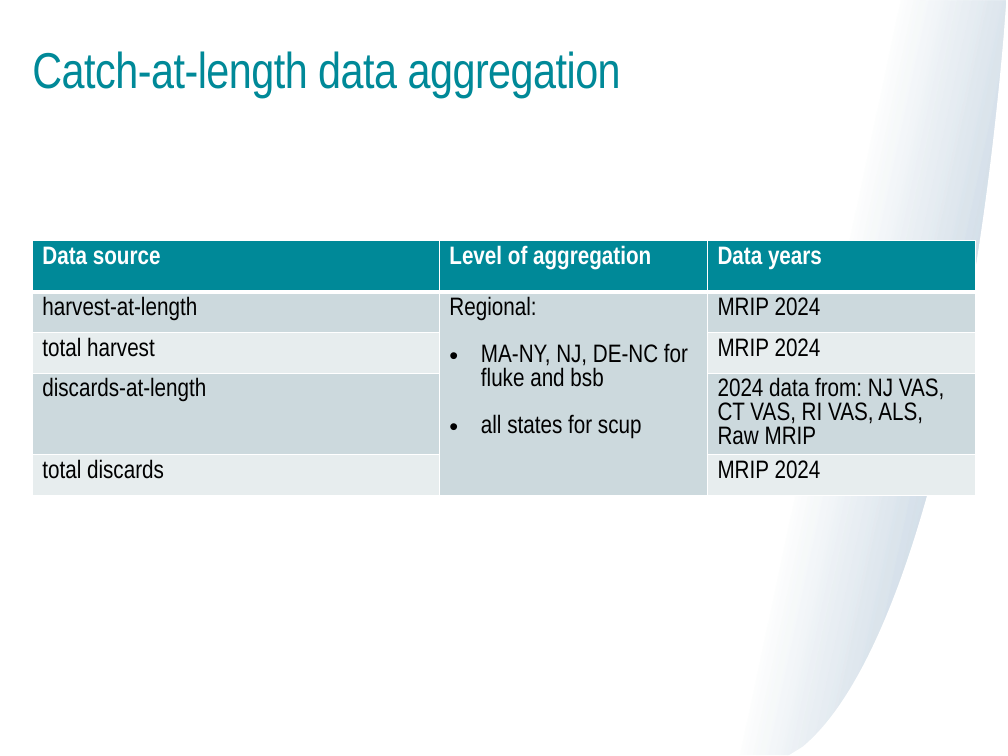
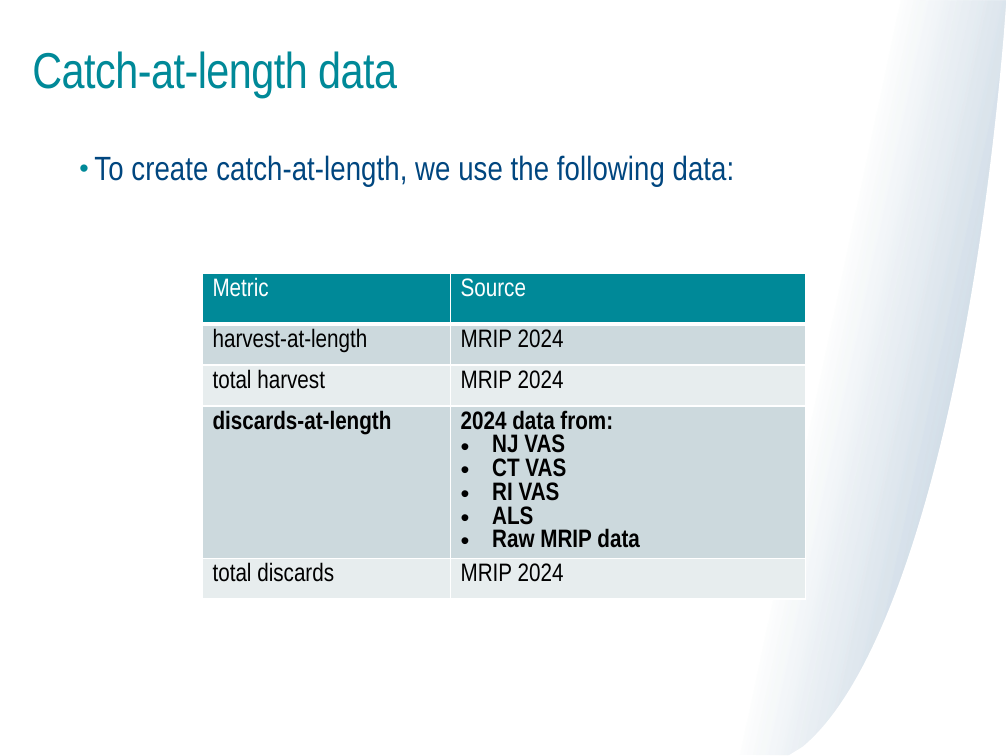
Before and after one commit to mle2718/flukeRDM, a slide deck: slide 10 of docs/TC meeting 6-20-25 Lou.pptx (slide 15 before the commit). Drawn at 1008x756 pixels with LibreOffice and Linux fonts; fonts in the diff are those of the drawing. Boxes give left, top, right and bottom in pixels: in the first picture for what was removed or moved away, otherwise in the second. Text is boxed around its words. In the diff, an @@ line names an element or a change of style, - is before the commit and + after.

```diff
--- a/docs/TC meeting 6-20-25 Lou.pptx
+++ b/docs/TC meeting 6-20-25 Lou.pptx
@@ title at (32, 51, 397, 98): text changed @@
-Catch-at-length data aggregation
+Catch-at-length data
@@ text added at (94, 155, 735, 187), 24 pt, text #00467F @@
+• To create catch-at-length, we use the following data:
@@ table at (203, 273, 805, 638) @@
-column 1: Data source | harvest-at-length | total harvest | discards-at-length | total discards
-column 2: Level of aggregation | Regional: / MA-NY, NJ, DE-NC for fluke and bsb / all states for scup |  |  | 
-column 3: Data years | MRIP 2024 | MRIP 2024 | 2024 data from: NJ VAS, CT VAS, RI VAS, ALS, Raw MRIP | MRIP 2024
+column 1: Metric | harvest-at-length | total harvest | discards-at-length | total discards
+column 2: Source | MRIP 2024 | MRIP 2024 | 2024 data from: / NJ VAS / CT VAS / RI VAS / ALS / Raw MRIP data | MRIP 2024
@@ table: place and size @@
-table at (32, 241, 976, 515)
+table at (203, 273, 805, 638)
```
Also in this commit, not shown: 17 other slides changed, 14 slides added, 2 slides removed, 8 other files.
